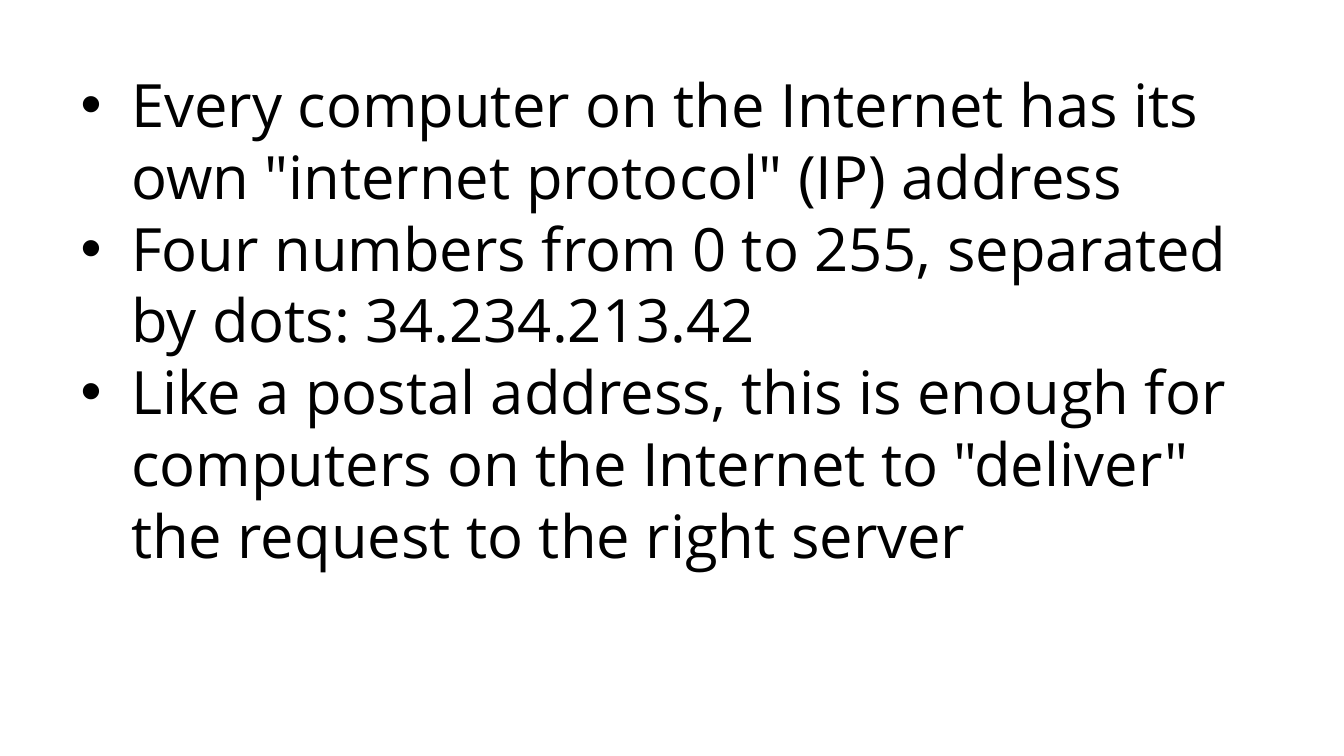
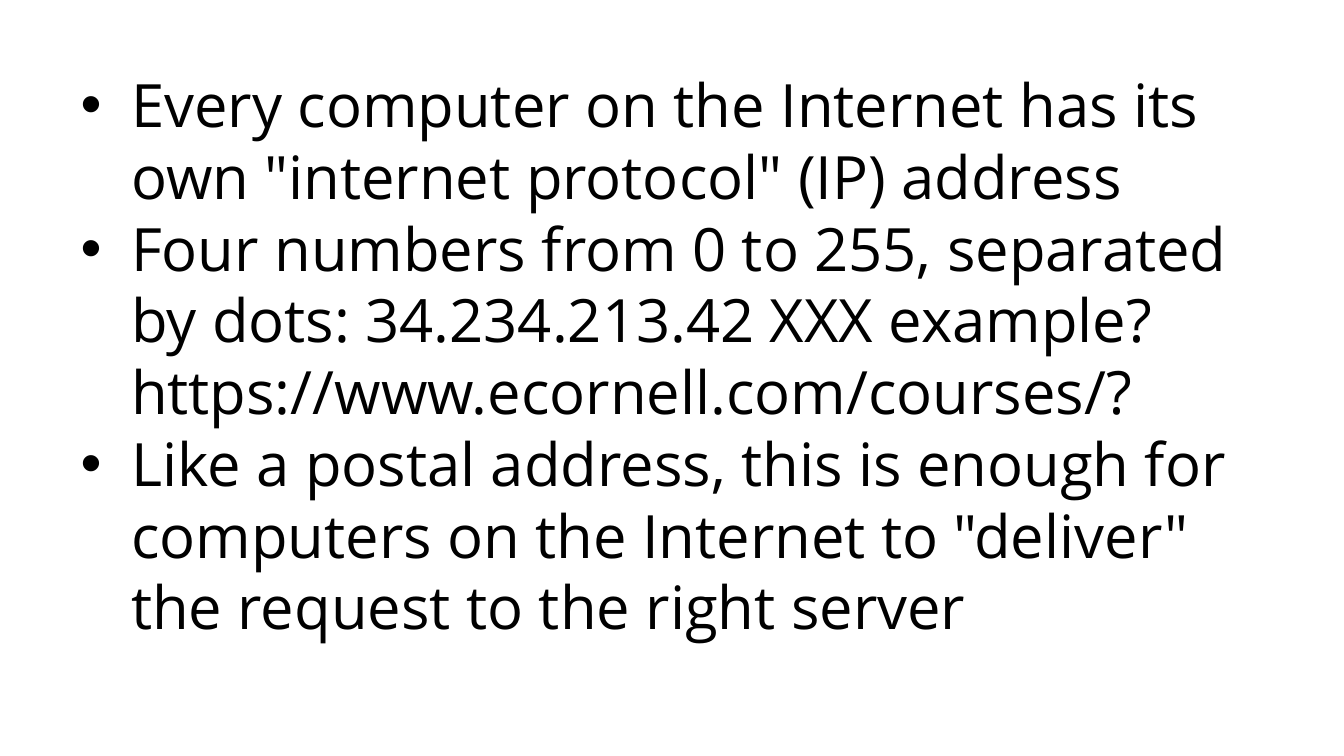
Before and after one commit to grimmelm/ctech404, a slide deck: slide 32 of ctech404/CTECH404_Combined_Slidedeck.pptx. Drawn at 1344x756 pixels with LibreOffice and Linux fonts; fonts in the diff are those of the drawing. Boxes give left, top, right and bottom in pixels: in the first picture for what was removed or moved away, otherwise in the second. Text is boxed around its words. In the diff, an @@ line names an element or a change of style, - is before the commit and + after.

```diff
--- a/ctech404/CTECH404_Combined_Slidedeck.pptx
+++ b/ctech404/CTECH404_Combined_Slidedeck.pptx
@@ text at [131,225,1226,429]: text changed @@
-• Four numbers from 0 to 255, separated by dots: 34.234.213.42
+• Four numbers from 0 to 255, separated by dots: 34.234.213.42 XXX example? https://www.ecornell.com/courses/?
```
Also in this commit, not shown: 23 other slides changed, 1 slide added, 2 slides removed.
